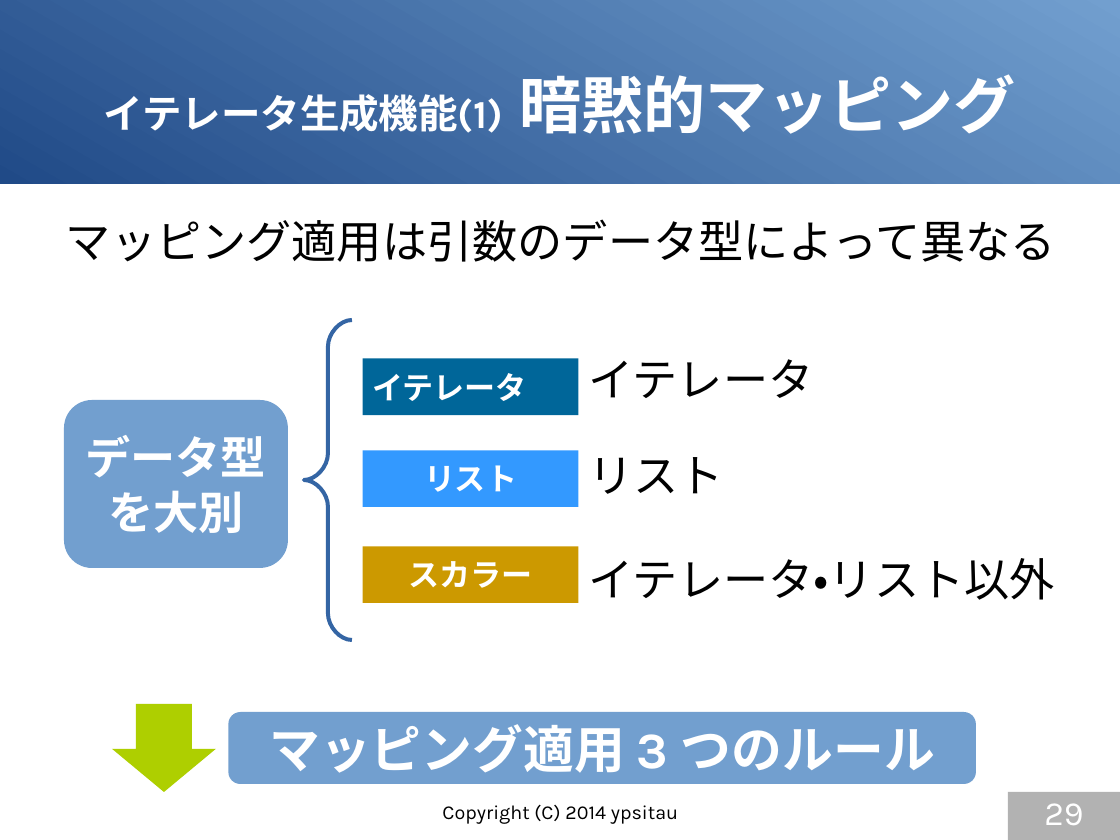
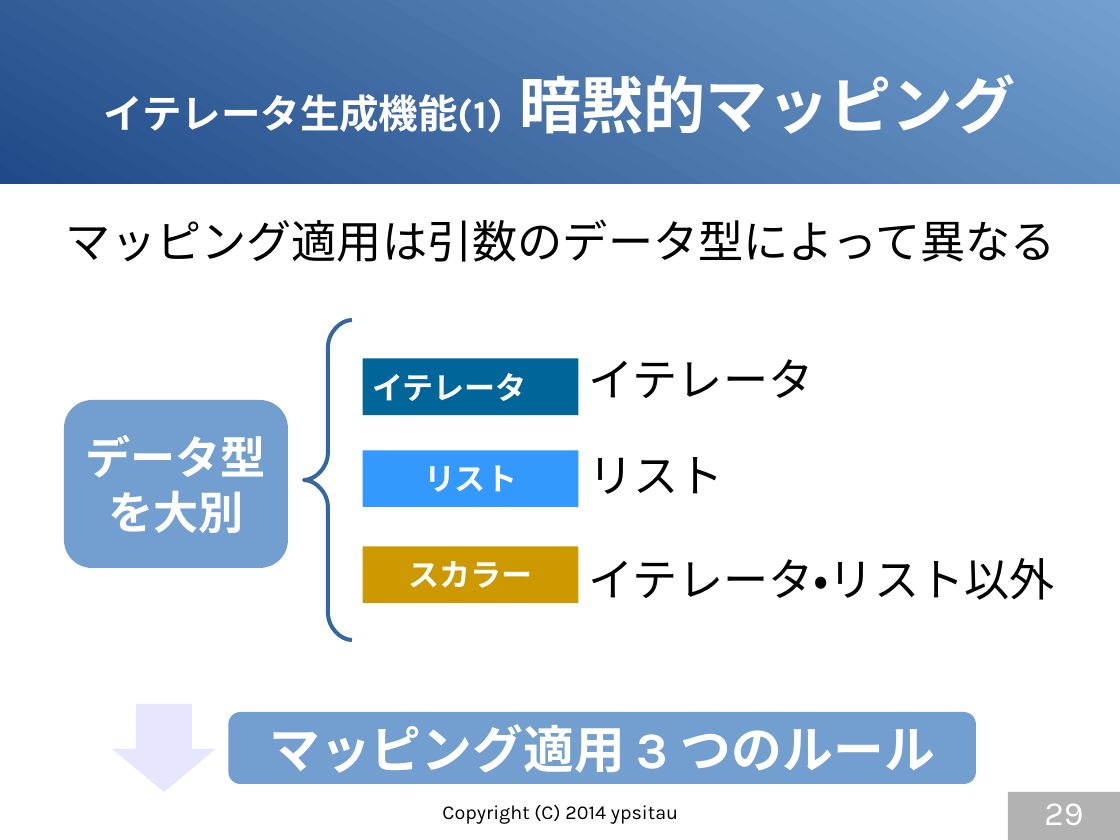
Before and after one commit to gura-lang/gura-doc, a slide deck: slide 29 of presentation/gura-introduction.odp. Drawn at 1120x840 pixels with LibreOffice and Linux fonts; fonts in the diff are those of the drawing. Boxes give left, top, right and bottom in pixels: in the first picture for what was removed or moved away, otherwise in the second. Text is boxed around its words. In the diff, an @@ line names an element or a change of style, - is before the commit and + after.

```diff
--- a/presentation/gura-introduction.odp
+++ b/presentation/gura-introduction.odp
@@ down arrow at [112, 704, 215, 793]: fill #AECF00 to #E6E6FF @@
```
Also in this commit, not shown: 7 other slides changed.
